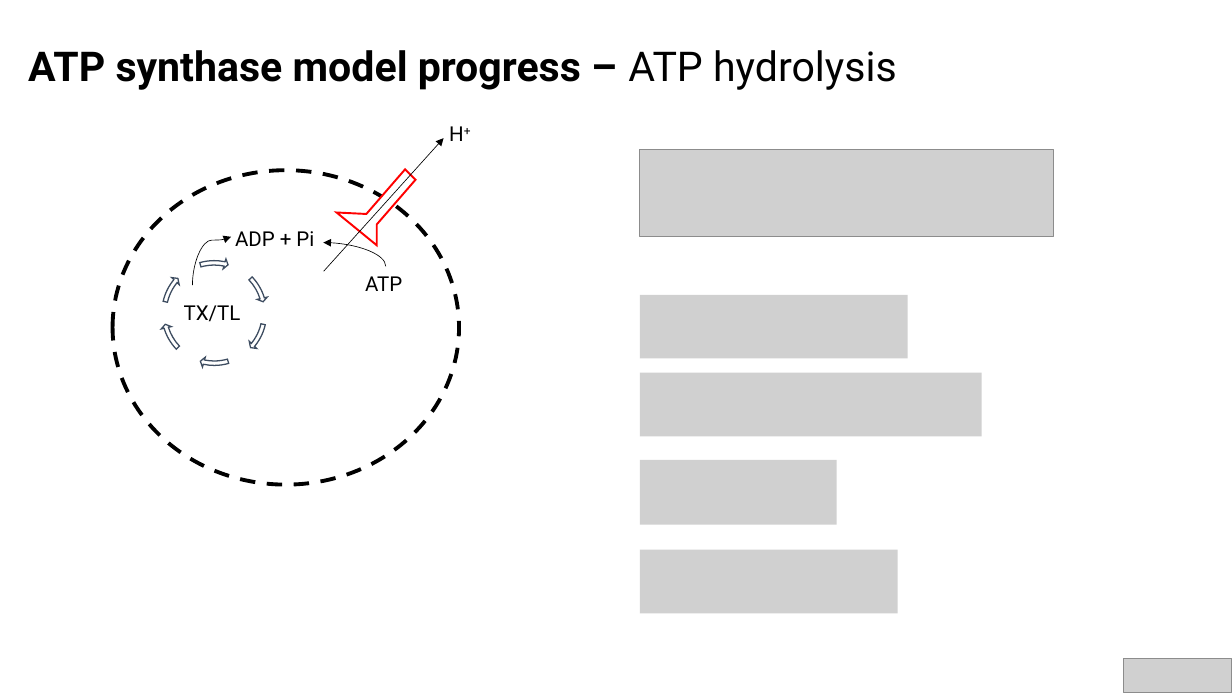
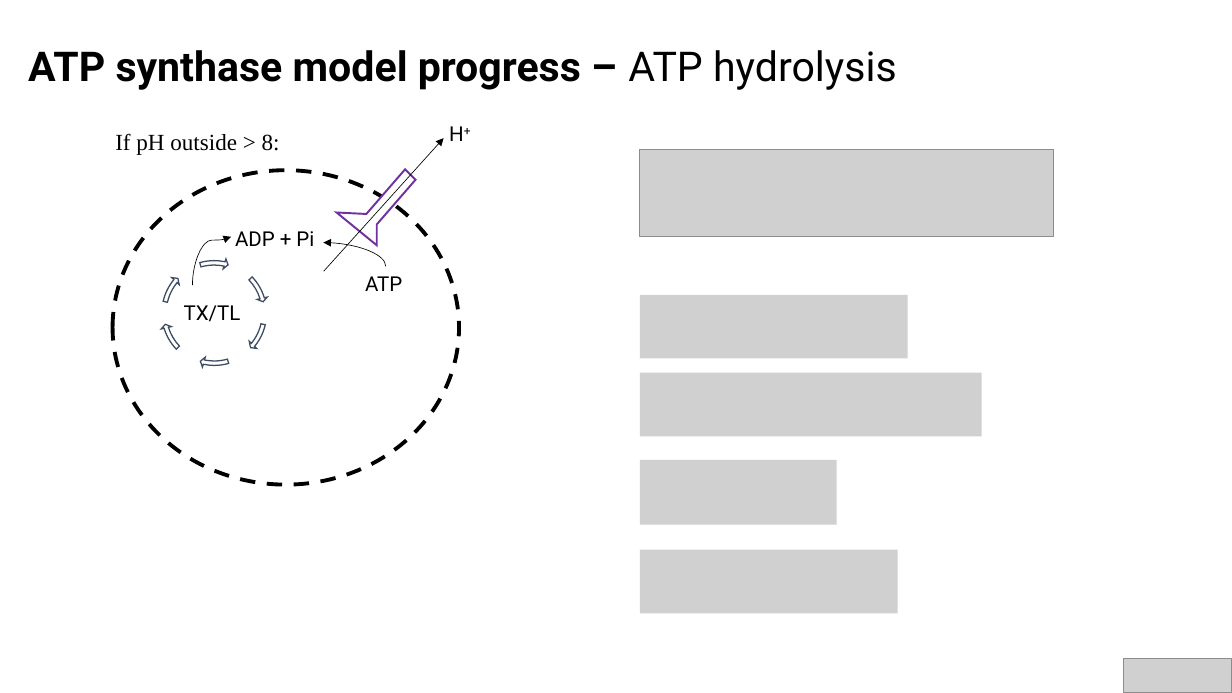
Before and after one commit to AnkitaRoychoudhury/ug_murray, a slide deck: slide 14 of miscellaneous/presentations/20200715_syncell_mtg.pptx (slide 13 before the commit). Drawn at 1232x693 pixels with LibreOffice and Linux fonts; fonts in the diff are those of the drawing; grey boxes stand for pictures. Boxes give left, top, right and bottom in pixels: in the first picture for what was removed or moved away, otherwise in the second. Text is boxed around its words. In the diff, an @@ line names an element or a change of style, - is before the commit and + after.

```diff
--- a/miscellaneous/presentations/20200715_syncell_mtg.pptx
+++ b/miscellaneous/presentations/20200715_syncell_mtg.pptx
@@ text added at box(115, 133, 280, 155), 18 pt, text #000000 @@
+If pH outside > 8:
@@ freeform shape at box(336, 169, 415, 245): outline #FF0000 1.5 pt to #7030A0 1.5 pt @@
```
Also in this commit, not shown: 1 other slide changed, 1 slide added, 21 other files.
